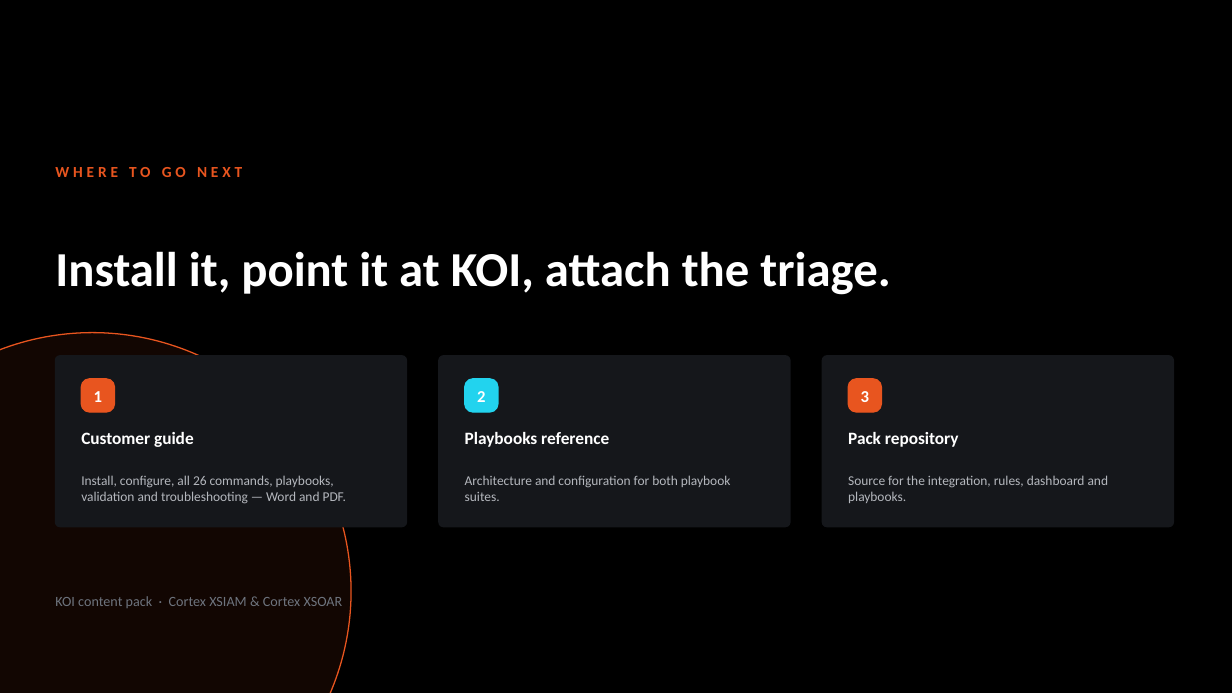
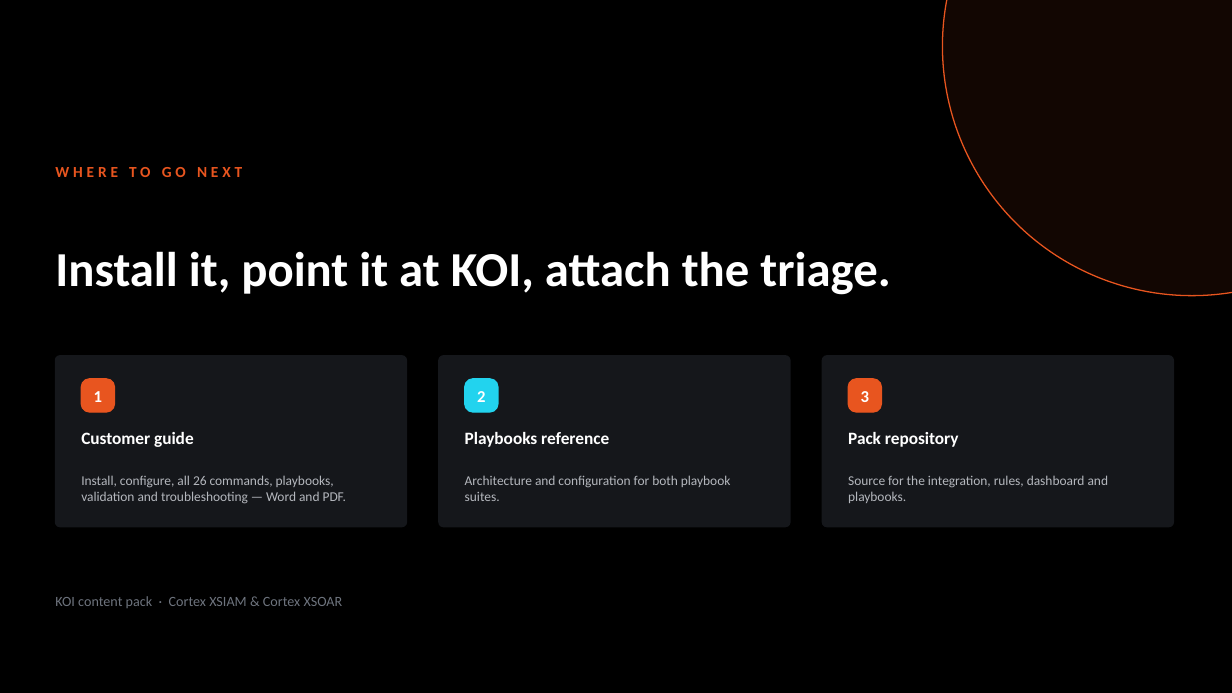
Before and after one commit to ayman-m/koi-xsiam-pack, a slide deck: slide 12 of docs/KOI_Content_Pack_Overview.pptx. Drawn at 1232x693 pixels with LibreOffice and Linux fonts; fonts in the diff are those of the drawing. Boxes give left, top, right and bottom in pixels: in the first picture for what was removed or moved away, otherwise in the second. Text is boxed around its words. In the diff, an @@ line names an element or a change of style, - is before the commit and + after.

```diff
--- a/docs/KOI_Content_Pack_Overview.pptx
+++ b/docs/KOI_Content_Pack_Overview.pptx
@@ ellipse: place and size @@
-ellipse at (0,333,351,693)
+ellipse at (943,0,1232,296)
```
Also in this commit, not shown: 6 other slides changed, 1 other file.
